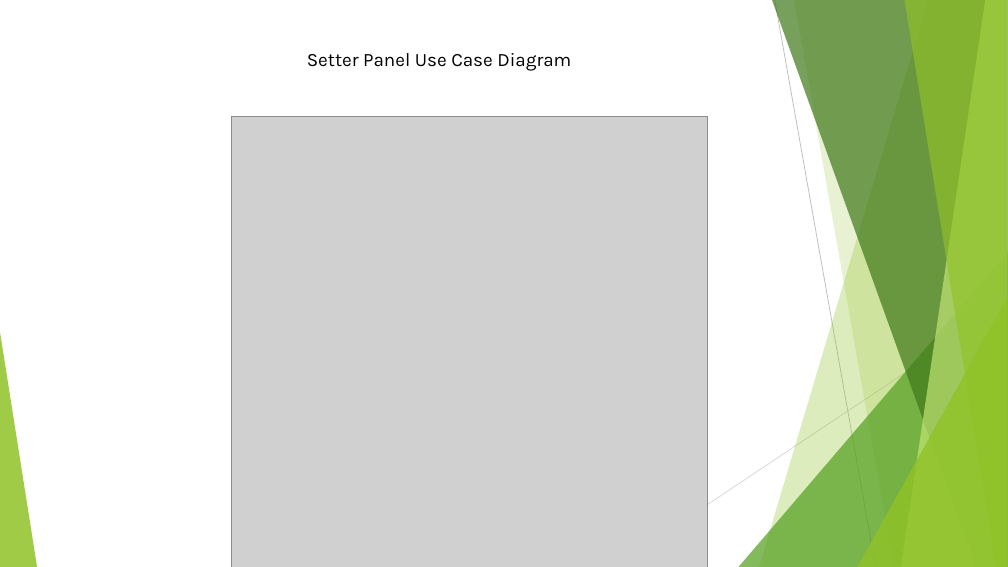
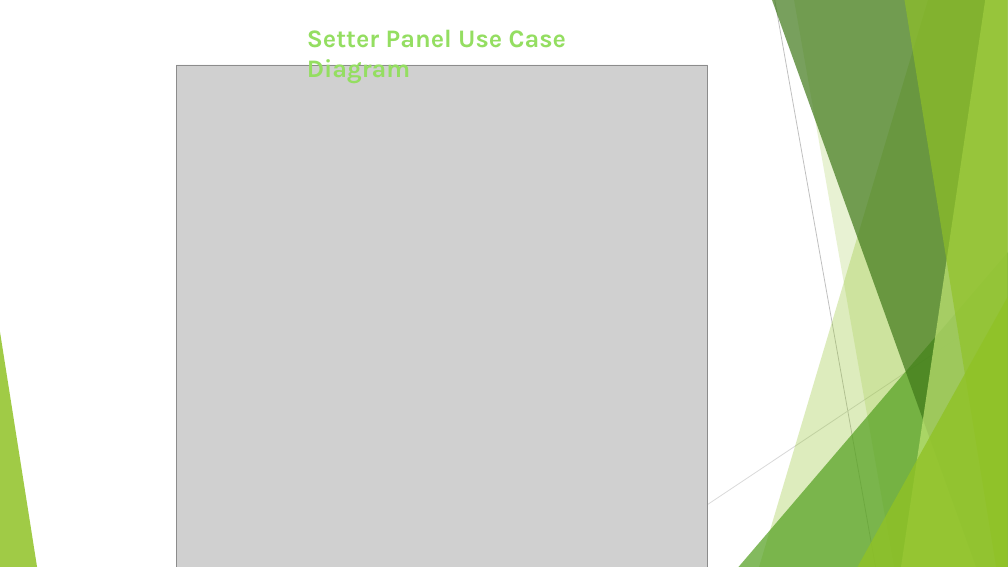
Before and after one commit to nahidulislamshakin/EduAssess360-Project-Plan-Presentation, a slide deck: slide 9 of Project Plan Presentation.pptx. Drawn at 1008x567 pixels with LibreOffice and Linux fonts; fonts in the diff are those of the drawing; grey boxes stand for pictures. Boxes give left, top, right and bottom in pixels: in the first picture for what was removed or moved away, otherwise in the second. Text is boxed around its words. In the diff, an @@ line names an element or a change of style, - is before the commit and + after.

```diff
--- a/Project Plan Presentation.pptx
+++ b/Project Plan Presentation.pptx
@@ text "Setter Panel Use Case Diagram": place and size @@
-text "Setter Panel Use Case Diagram" at [307,53,571,71]
+text "Setter Panel Use Case Diagram" at [307,29,566,83]
@@ text "Setter Panel Use Case Diagram" at [307,29,566,83]: size 18 to 24 pt, text colour #000000 to #94DE61, bold on @@
@@ picture: place and size @@
-picture at [231,116,708,567]
+picture at [176,65,708,567]
```
Also in this commit, not shown: 5 slides added.
